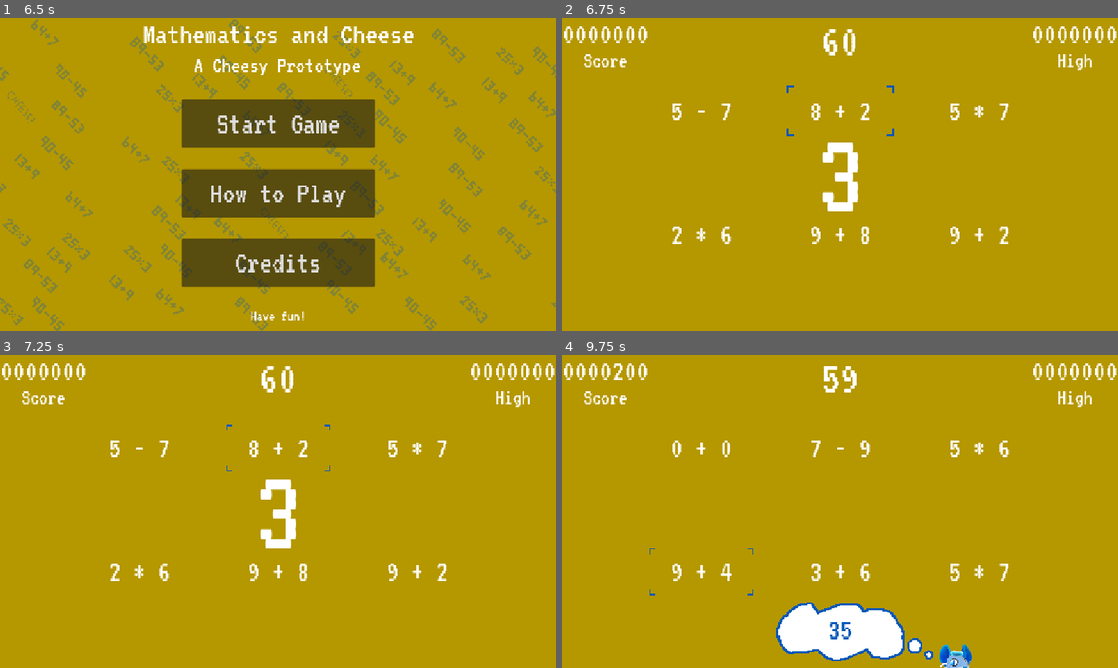
Above: before the commit, frames 1-4 (two rows, left to right).
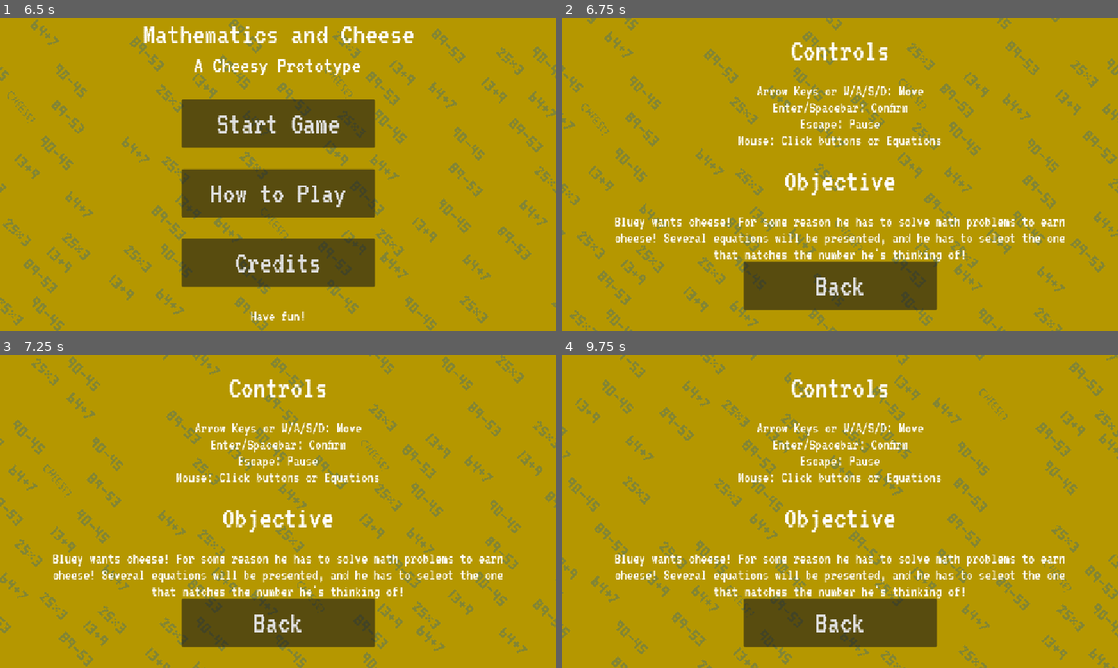
Above: after the commit, the same moments.

Repository: sdepouw/mathematics-and-cheese
Game: Godot game, scene res://Scenes/Root/root.tscn
The game is run twice, just before and just after one commit, with the same random seed, the same clock (stepped at 60 frames per second) and the same inputs. Sound files missing from this copy of the repository are replaced by a short silence.
Inputs (mouse positions are in pixels of both pictures, inside the frame that each line leads up to):
- Up to frame 1 (6.5 s): tap Enter at 0.5 s; move the mouse to (400, 158) at 0.52 s; hold D (move_right) 0.53-1.28 s; tap Space (confirm) at 0.6, 1.25, 1.35, 4.35, 5.1, 5.85 s; click (400, 158) at 0.67 s; move the mouse to (166, 190) at 1.27 s; hold S (move_down) 1.28-2 s; click (166, 190) at 1.42 s; click "How to Play" at 2 s; click "Back" at 2.75 s; click "Credits" at 3.5 s; move the mouse to (278, 174) at 4.27 s; hold D (move_right) 4.28-5.03 s; click (278, 174) at 4.42 s; move the mouse to (250, 237) at 5.02 s; hold W (move_up) 5.03-5.78 s; click (250, 237) at 5.17 s; move the mouse to (444, 221) at 5.77 s; hold A (move_left) from 5.78 s (still down); click (444, 221) at 5.92 s; tap Escape (cancel) at 6.4 s
- Up to frame 2 (6.75 s): release A (move_left) at 6.5 s; click "Start Game" at 6.5 s
- Up to frame 3 (7.25 s): no input
- Up to frame 4 (9.75 s): move the mouse to (701, 448) at 7.27 s; hold A (move_left) 7.28-8.03 s; tap Space (confirm) every 0.75 s from 7.35 to 9.6 s; click (701, 448) at 7.42 s; move the mouse to (840, 448) at 8.02 s; hold S (move_down) 8.03-8.78 s; click (840, 448) at 8.17 s; move the mouse to (979, 448) at 8.77 s; hold D (move_right) 8.78-9.53 s; click (979, 448) at 8.92 s; move the mouse to (701, 570) at 9.52 s; hold W (move_up) from 9.53 s (still down); click (701, 570) at 9.67 s

Frame 1 is identical in both runs. In frame 2, 18% of the frame differs, in the area x 0-100%, y 0-100%; in frame 3, 18%; in frame 4, 18%.

Commit message:
Creation of EnhancedButton
It plays a sound, but if a menu button unloads a scene, it doesn't get a chance to finish playing.

Diff:
--- a/Game/Globals/event_bus.gd
+++ b/Game/Globals/event_bus.gd
@@ -18,10 +18,6 @@
 ## Indicates the game should switch to the credits scene,
 ## closing the current scene in the process.
 signal load_credits
-
-## Should be emitted whenever a button is pressed, to perform
-## universal button actions, like sound effects
-signal menu_button_pressed
 
 ## Emitted when the player presses the "confirm" button
 signal player_confirm
--- a/Game/Scenes/Credits/credits.gd
+++ b/Game/Scenes/Credits/credits.gd
@@ -10,4 +10,3 @@
 
 func _on_back_button_pressed() -> void:
   EventBus.load_main_menu.emit()
-  EventBus.menu_button_pressed.emit()
--- /dev/null
+++ b/Game/Scenes/EnhancedButton/enhanced_button.gd
@@ -0,0 +1,11 @@
+## Button that contains a default size, uses the pointer cursor on hover, and
+## plays a sound when clicked
+class_name EnhancedButton
+extends Button
+
+@onready var _pressed_sound: AudioStreamPlayer = $PressedSound
+
+func _on_pressed_play_sound() -> void:
+  print("_on_pressed_play_sound")
+  _pressed_sound.play()
+  await _pressed_sound.finished # Doesn't work.
--- /dev/null
+++ b/Game/Scenes/EnhancedButton/enhanced_button.tscn
@@ -0,0 +1,14 @@
+[gd_scene load_steps=3 format=3 uid="uid://cambpmv5v3opa"]
+
+[ext_resource type="Script" uid="uid://4hhnbaprkawe" path="res://Scenes/EnhancedButton/enhanced_button.gd" id="1_w8vv5"]
+[ext_resource type="AudioStream" uid="uid://cgxk0iwu238kx" path="res://Assets/Sounds/button_press.wav" id="2_n3lx4"]
+
+[node name="EnhancedButton" type="Button"]
+mouse_default_cursor_shape = 2
+script = ExtResource("1_w8vv5")
+
+[node name="PressedSound" type="AudioStreamPlayer" parent="."]
+stream = ExtResource("2_n3lx4")
+volume_db = -5.0
+
+[connection signal="pressed" from="." to="." method="_on_pressed_play_sound"]
--- a/Game/Scenes/Game/game.gd
+++ b/Game/Scenes/Game/game.gd
@@ -119,11 +119,9 @@
 
 func _on_restart_button_pressed() -> void:
   game_started.emit()
-  EventBus.menu_button_pressed.emit()
 
 func _on_main_menu_button_pressed() -> void:
   EventBus.load_main_menu.emit()
-  EventBus.menu_button_pressed.emit()
 
 func _run_countdown_async() -> void:
   _equation_board.show() # Allow preview of first set of equations
--- a/Game/Scenes/InstructionsScreen/instructions_screen.gd
+++ b/Game/Scenes/InstructionsScreen/instructions_screen.gd
@@ -12,4 +12,3 @@
 
 func _on_back_button_pressed() -> void:
   EventBus.load_main_menu.emit()
-  EventBus.menu_button_pressed.emit()
--- a/Game/Scenes/MainMenu/main_menu.gd
+++ b/Game/Scenes/MainMenu/main_menu.gd
@@ -7,13 +7,11 @@
   _game_title_label.text = ProjectSettings.get_setting("application/config/name")
 
 func _on_play_button_pressed() -> void:
-  EventBus.load_game.emit()
-  EventBus.menu_button_pressed.emit()
+  EventBus.load_instructions.emit()
+  #EventBus.load_game.emit()
 
 func _on_instructions_button_pressed() -> void:
   EventBus.load_instructions.emit()
-  EventBus.menu_button_pressed.emit()
 
 func _on_credits_button_pressed() -> void:
   EventBus.load_credits.emit()
-  EventBus.menu_button_pressed.emit()
--- a/Game/Scenes/MainMenu/main_menu.tscn
+++ b/Game/Scenes/MainMenu/main_menu.tscn
@@ -1,12 +1,7 @@
-[gd_scene load_steps=4 format=3 uid="uid://hnj5a3kfiu1v"]
+[gd_scene load_steps=3 format=3 uid="uid://hnj5a3kfiu1v"]
 
 [ext_resource type="Script" uid="uid://dguubyrqu3dxi" path="res://Scenes/MainMenu/main_menu.gd" id="1_uqdog"]
-
-[sub_resource type="InputEventAction" id="InputEventAction_uqdog"]
-action = &"confirm"
-
-[sub_resource type="Shortcut" id="Shortcut_v763k"]
-events = [SubResource("InputEventAction_uqdog")]
+[ext_resource type="PackedScene" uid="uid://cambpmv5v3opa" path="res://Scenes/EnhancedButton/enhanced_button.tscn" id="2_v763k"]
 
 [node name="MainMenu" type="Node"]
 script = ExtResource("1_uqdog")
@@ -39,7 +34,7 @@
 horizontal_alignment = 1
 vertical_alignment = 1
 
-[node name="PlayButton" type="Button" parent="."]
+[node name="PlayButton" parent="." instance=ExtResource("2_v763k")]
 anchors_preset = 8
 anchor_left = 0.5
 anchor_top = 0.5
@@ -51,9 +46,6 @@
 offset_bottom = -56.0
 grow_horizontal = 2
 grow_vertical = 2
-mouse_default_cursor_shape = 2
-shortcut = SubResource("Shortcut_v763k")
-shortcut_in_tooltip = false
 text = "Start Game"
 
 [node name="InstructionsButton" type="Button" parent="."]
--- a/Game/Scenes/PauseScreen/pause_screen.gd
+++ b/Game/Scenes/PauseScreen/pause_screen.gd
@@ -34,4 +34,3 @@
 func _on_quit_button_pressed() -> void:
   EventBus.load_main_menu.emit()
   _toggle_paused()
-  EventBus.menu_button_pressed.emit()
--- a/Game/Scenes/Root/root.gd
+++ b/Game/Scenes/Root/root.gd
@@ -9,7 +9,6 @@
 
 @onready var _scene_loader: SceneLoader = $SceneLoader
 @onready var _backgroud_parallex: Parallax2D = $BackgroundParallex
-@onready var _button_pressed_sound: AudioStreamPlayer = $ButtonPressedSound
 
 func _ready() -> void:
   _scene_loader.queue_load(SPLASH_SCREEN_SCENE)
@@ -17,7 +16,6 @@
   EventBus.load_game.connect(_load_game)
   EventBus.load_instructions.connect(_load_instructions)
   EventBus.load_credits.connect(_load_credits)
-  EventBus.menu_button_pressed.connect(_on_menu_button_pressed)
 
 func _load_main_menu() -> void:
   _scene_loader.queue_load(MAIN_MENU_SCENE)
@@ -36,6 +34,3 @@
     loaded_scene == MAIN_MENU_SCENE or\
     loaded_scene == CREDITS_SCENE or\
     loaded_scene == INSTRUCTIONS_SCENE
-
-func _on_menu_button_pressed() -> void:
-  _button_pressed_sound.play()
--- a/Game/Scenes/Root/root.tscn
+++ b/Game/Scenes/Root/root.tscn
@@ -1,9 +1,8 @@
-[gd_scene load_steps=5 format=3 uid="uid://du0qdv00hfe3g"]
+[gd_scene load_steps=4 format=3 uid="uid://du0qdv00hfe3g"]
 
 [ext_resource type="Script" uid="uid://75y8glss6r2g" path="res://Scenes/Root/root.gd" id="1_1r6ip"]
 [ext_resource type="Texture2D" uid="uid://cwl8t64jyhp3j" path="res://Assets/Art/background.png" id="3_517d8"]
 [ext_resource type="Script" uid="uid://cqc2ob5ygqwqw" path="res://Scenes/Root/scene_loader.gd" id="3_qw60k"]
-[ext_resource type="AudioStream" uid="uid://cgxk0iwu238kx" path="res://Assets/Sounds/button_press.wav" id="4_lgs2i"]
 
 [node name="Root" type="Node"]
 script = ExtResource("1_1r6ip")
@@ -32,8 +31,4 @@
 script = ExtResource("3_qw60k")
 metadata/_custom_type_script = "uid://cqc2ob5ygqwqw"
 
-[node name="ButtonPressedSound" type="AudioStreamPlayer" parent="."]
-stream = ExtResource("4_lgs2i")
-volume_db = -5.0
-
 [connection signal="instance_loaded" from="SceneLoader" to="." method="_on_scene_loader_instance_loaded"]
Not shown, added: Game/Scenes/EnhancedButton/enhanced_button.gd.uid
